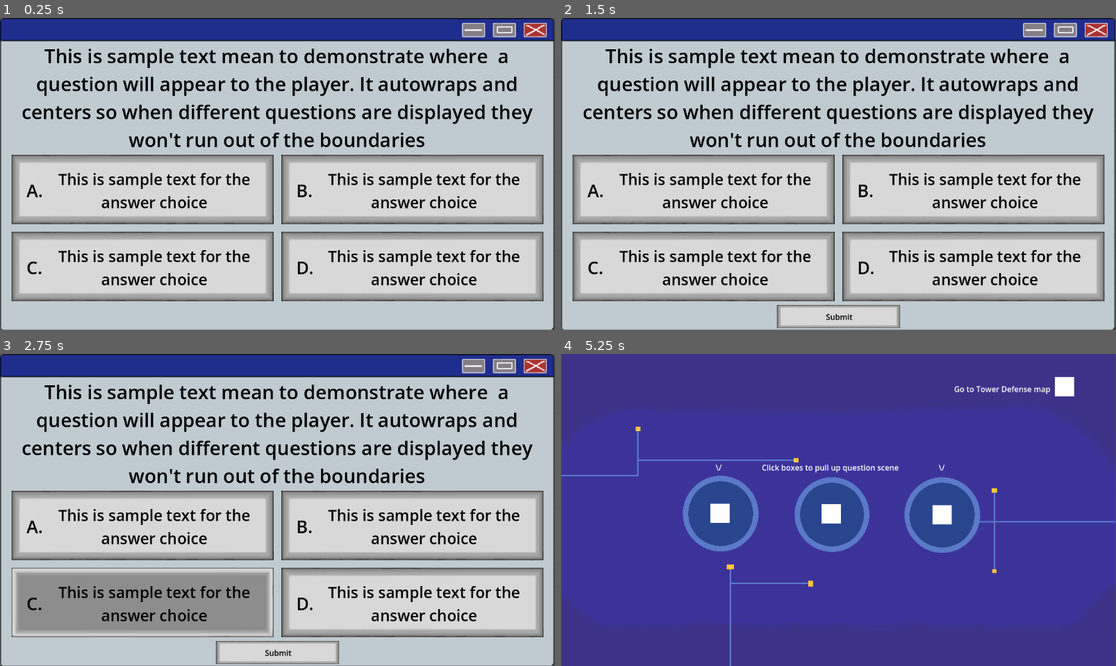
Above: before the commit, frames 1-4 (two rows, left to right).
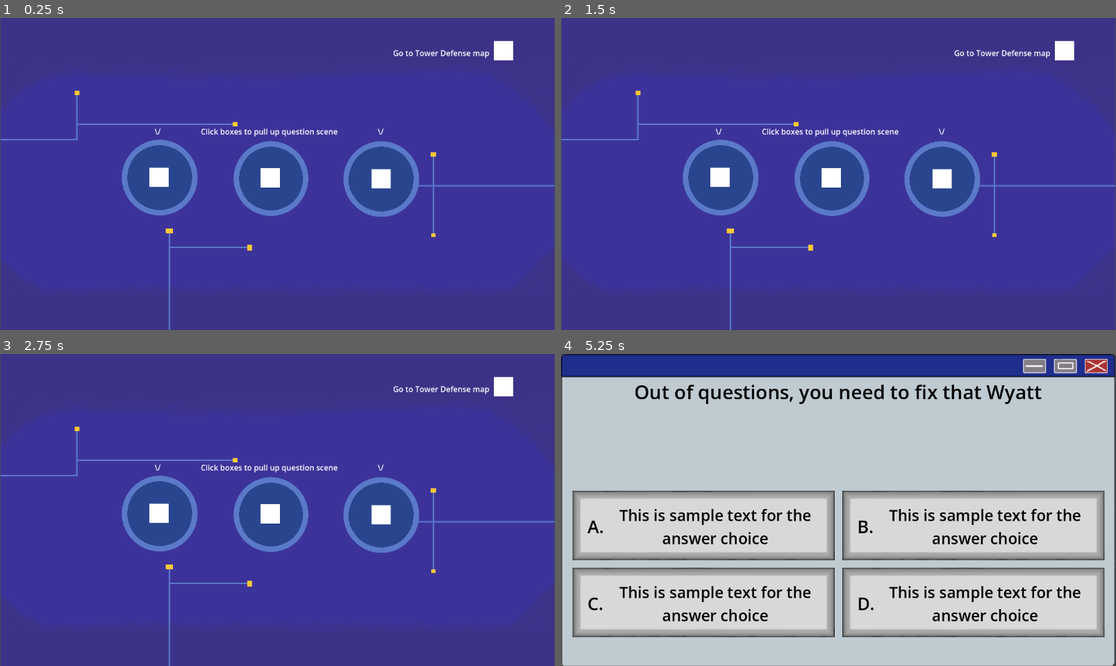
Above: after the commit, the same moments.

Repository: CalebJoines/Computer-Castle
Game: Godot game, scene res://Scenes/resource_picker.tscn
The game is run twice, just before and just after one commit, with the same random seed, the same clock (stepped at 60 frames per second) and the same inputs. Before the commit the project starts from res://Scenes/question.tscn.
Inputs (mouse positions are in pixels of both pictures, inside the frame that each line leads up to):
- Up to frame 1 (0.25 s): no input
- Up to frame 2 (1.5 s): tap Enter at 0.5 s; drag from (705, 189) to (971, 189) at 0.52 s; tap Space at 1.25 s; drag from (971, 189) to (705, 189) at 1.27 s
- Up to frame 3 (2.75 s): tap Enter at 2 s; move the mouse to (144, 603) at 2.02 s; click (144, 603) at 2.17 s
- Up to frame 4 (5.25 s): drag from (971, 603) to (705, 603) at 2.77 s; tap Space at 3.5, 5 s; drag from (838, 653) to (705, 603) at 3.52 s; tap Enter at 4.25 s; drag from (721, 513) to (755, 432) at 4.27 s; move the mouse to (1093, 366) at 5.02 s; click (1093, 366) at 5.17 s

The runs differ from the first frame. In frame 1, 100% of the frame differs, in the area x 0-100%, y 0-100%; in frame 2, 100%; in frame 3, 100%; in frame 4, 100%.

Commit message:
Added Question manager, still needs to wire into other parts of the game

Diff:
--- a/computer-castle-/Scenes/question.tscn
+++ b/computer-castle-/Scenes/question.tscn
@@ -4,8 +4,31 @@
 [ext_resource type="Script" uid="uid://bg7eyk030yb5j" path="res://Scripts/answer_controller.gd" id="2_nojmr"]
 [ext_resource type="Texture2D" uid="uid://cqcqvky8d8upi" path="res://Sprites/menuSprites/buttons.png" id="2_t7qk5"]
 [ext_resource type="Texture2D" uid="uid://5schfk5a0kpc" path="res://Sprites/menuSprites/submits.png" id="3_ntbrc"]
-[ext_resource type="Texture2D" uid="uid://c1kf4txs8tbet" path="res://Sprites/menuSprites/x.png" id="5_t7qk5"]
-[ext_resource type="Script" uid="uid://cpxeoixei7w40" path="res://Scripts/x_button_area_2d.gd" id="6_ntbrc"]
+
+[sub_resource type="AtlasTexture" id="AtlasTexture_g00bq"]
+atlas = ExtResource("3_ntbrc")
+region = Rect2(0, 0, 256, 48)
+
+[sub_resource type="AtlasTexture" id="AtlasTexture_mstrt"]
+atlas = ExtResource("3_ntbrc")
+region = Rect2(0, 48, 256, 48)
+
+[sub_resource type="SpriteFrames" id="SpriteFrames_8qmu4"]
+animations = [{
+"frames": [{
+"duration": 1.0,
+"texture": SubResource("AtlasTexture_g00bq")
+}, {
+"duration": 1.0,
+"texture": SubResource("AtlasTexture_mstrt")
+}],
+"loop": false,
+"name": &"Clicked",
+"speed": 1.0
+}]
+
+[sub_resource type="RectangleShape2D" id="RectangleShape2D_fru62"]
+size = Vector2(256, 48)
 
 [sub_resource type="AtlasTexture" id="AtlasTexture_e0yn7"]
 atlas = ExtResource("2_t7qk5")
@@ -56,34 +79,6 @@
 [sub_resource type="RectangleShape2D" id="RectangleShape2D_qqmg1"]
 size = Vector2(543.75, 142.5)
 
-[sub_resource type="AtlasTexture" id="AtlasTexture_g00bq"]
-atlas = ExtResource("3_ntbrc")
-region = Rect2(0, 0, 256, 48)
-
-[sub_resource type="AtlasTexture" id="AtlasTexture_mstrt"]
-atlas = ExtResource("3_ntbrc")
-region = Rect2(0, 48, 256, 48)
-
-[sub_resource type="SpriteFrames" id="SpriteFrames_8qmu4"]
-animations = [{
-"frames": [{
-"duration": 1.0,
-"texture": SubResource("AtlasTexture_g00bq")
-}, {
-"duration": 1.0,
-"texture": SubResource("AtlasTexture_mstrt")
-}],
-"loop": false,
-"name": &"Clicked",
-"speed": 1.0
-}]
-
-[sub_resource type="RectangleShape2D" id="RectangleShape2D_fru62"]
-size = Vector2(256, 48)
-
-[sub_resource type="RectangleShape2D" id="RectangleShape2D_ntbrc"]
-size = Vector2(48, 30)
-
 [node name="Question" type="Node2D" unique_id=1482724301]
 
 [node name="Camera2D" type="Camera2D" parent="." unique_id=451233767]
@@ -93,7 +88,8 @@
 position = Vector2(-1, 1)
 texture = ExtResource("1_fru62")
 
-[node name="Question Text" type="Label" parent="PopupBackground" unique_id=1281579116]
+[node name="QuestionText" type="Label" parent="PopupBackground" unique_id=1281579116]
+unique_name_in_owner = true
 offset_left = -558.0
 offset_top = -274.0
 offset_right = 558.0
@@ -103,6 +99,39 @@
 text = "This is sample text mean to demonstrate where  a question will appear to the player. It autowraps and centers so when different questions are displayed they won't run out of the boundaries"
 horizontal_alignment = 1
 autowrap_mode = 3
+
+[node name="ExplanationLabel" type="Label" parent="PopupBackground" unique_id=593306561]
+unique_name_in_owner = true
+visible = false
+offset_left = -555.0
+offset_top = -231.0
+offset_right = 561.0
+offset_bottom = 220.0
+theme_override_colors/font_color = Color(0, 0, 0, 1)
+theme_override_font_sizes/font_size = 40
+text = "This is the placeholder text for the question explanation."
+horizontal_alignment = 1
+autowrap_mode = 3
+
+[node name="ContinueButton" type="AnimatedSprite2D" parent="PopupBackground" unique_id=530812278]
+unique_name_in_owner = true
+visible = false
+position = Vector2(1, 295)
+sprite_frames = SubResource("SpriteFrames_8qmu4")
+animation = &"Clicked"
+
+[node name="Continue" type="Label" parent="PopupBackground/ContinueButton" unique_id=493121336]
+offset_left = -26.0
+offset_top = -11.0
+offset_right = 29.0
+offset_bottom = 12.0
+theme_override_colors/font_color = Color(0, 0, 0, 1)
+text = "Continue"
+
+[node name="Area2D_Continue" type="Area2D" parent="PopupBackground/ContinueButton" unique_id=713460390]
+
+[node name="CollisionShape2DContinue" type="CollisionShape2D" parent="PopupBackground/ContinueButton/Area2D_Continue" unique_id=2095421615]
+shape = SubResource("RectangleShape2D_fru62")
 
 [node name="Answer Buttons" type="Node" parent="." unique_id=559163922]
 
@@ -130,6 +159,7 @@
 text = "A."
 
 [node name="ChoiceA" type="Label" parent="Answer Buttons/AnswerButton A" unique_id=1372472845]
+unique_name_in_owner = true
 offset_left = -193.0
 offset_top = -44.0
 offset_right = 242.0
@@ -162,6 +192,7 @@
 text = "B."
 
 [node name="ChoiceB" type="Label" parent="Answer Buttons/AnswerButton B" unique_id=1513801716]
+unique_name_in_owner = true
 offset_left = -193.0
 offset_top = -44.0
 offset_right = 242.0
@@ -194,6 +225,7 @@
 text = "C."
 
 [node name="ChoiceC" type="Label" parent="Answer Buttons/AnswerButton C" unique_id=739448857]
+unique_name_in_owner = true
 offset_left = -193.0
 offset_top = -44.0
 offset_right = 242.0
@@ -226,6 +258,7 @@
 text = "D."
 
 [node name="ChoiceD" type="Label" parent="Answer Buttons/AnswerButton D" unique_id=1613546802]
+unique_name_in_owner = true
 offset_left = -193.0
 offset_top = -44.0
 offset_right = 242.0
@@ -260,21 +293,8 @@
 [node name="CollisionShape2D" type="CollisionShape2D" parent="Answer Buttons/SubmitButton/Area2d_Submit" unique_id=376302596]
 shape = SubResource("RectangleShape2D_fru62")
 
-[node name="XButton" type="Sprite2D" parent="." unique_id=1234055157]
-texture_filter = 1
-position = Vector2(535, -299)
-texture = ExtResource("5_t7qk5")
-
-[node name="XButtonArea2d" type="Area2D" parent="XButton" unique_id=1127760142]
-script = ExtResource("6_ntbrc")
-
-[node name="CollisionShapeX" type="CollisionShape2D" parent="XButton/XButtonArea2d" unique_id=322561034]
-shape = SubResource("RectangleShape2D_ntbrc")
-
 [connection signal="input_event" from="Answer Buttons/AnswerButton A/Area2D_A" to="Answer Buttons/AnswerController" method="_on_area_2d_a_input_event"]
 [connection signal="input_event" from="Answer Buttons/AnswerButton B/Area2D_B" to="Answer Buttons/AnswerController" method="_on_area_2d_b_input_event"]
 [connection signal="input_event" from="Answer Buttons/AnswerButton C/Area2D_C" to="Answer Buttons/AnswerController" method="_on_area_2d_c_input_event"]
 [connection signal="input_event" from="Answer Buttons/AnswerButton D/Area2D_D" to="Answer Buttons/AnswerController" method="_on_area_2d_d_input_event"]
 [connection signal="input_event" from="Answer Buttons/SubmitButton/Area2d_Submit" to="Answer Buttons/AnswerController" method="_on_area_2d_submit_input_event"]
-[connection signal="input_event" from="XButton/XButtonArea2d" to="Answer Buttons/AnswerController" method="_on_x_button_area_2d_input_event"]
-[connection signal="input_event" from="XButton/XButtonArea2d" to="XButton/XButtonArea2d" method="_on_input_event"]
--- a/computer-castle-/Scripts/answer_controller.gd
+++ b/computer-castle-/Scripts/answer_controller.gd
@@ -1,19 +1,88 @@
 extends Control
-
+#buttons
 @onready var answerA: AnimatedSprite2D = %"AnswerButton A"
 @onready var answerB: AnimatedSprite2D = %"AnswerButton B"
 @onready var answerC: AnimatedSprite2D = %"AnswerButton C"
 @onready var answerD: AnimatedSprite2D = %"AnswerButton D"
 @onready var subbutton: AnimatedSprite2D = %"SubmitButton"
-@onready var scenepath: String = "res://Scenes/resource_picker.tscn"
+@onready var continue_button: AnimatedSprite2D =%ContinueButton
+#
+@onready var question_label: Label = %QuestionText
+@onready var explanation_label: Label = %ExplanationLabel
+@onready var answer_a_text: Label = %ChoiceA
+@onready var answer_b_text: Label = %ChoiceB
+@onready var answer_c_text: Label = %ChoiceC
+@onready var answer_d_text: Label = %ChoiceD
+
+#button checks
 @onready var achecked : bool = false
 @onready var bchecked : bool = false
 @onready var cchecked : bool = false
 @onready var dchecked : bool = false
 
+@onready var scenepath: String = "res://Scenes/resource_picker.tscn"
+var current_question = {}
+var selected_answer = ""
+
 func _ready():
 	subbutton.visible = false
+	explanation_label.visible = false
+	continue_button.visible = false
+	load_question()
 
+func load_question():
+	current_question = QuestionManager.get_question()
+	if current_question.is_empty():
+		question_label.text = "Out of questions, you need to fix that Wyatt"
+		return
+	question_label.text = current_question["question"]
+	answer_a_text.text = current_question["answers"]["A"]
+	answer_b_text.text = current_question["answers"]["B"]
+	answer_c_text.text = current_question["answers"]["C"]
+	answer_d_text.text = current_question["answers"]["D"]
+
+func get_selected_answer():
+	if achecked:
+		return "A"
+	if bchecked:
+		return "B"
+	if cchecked:
+		return "C"
+	if dchecked:
+		return "D"
+	return ""
+
+func reset_selection():
+	achecked = false
+	bchecked = false
+	cchecked = false
+	dchecked = false
+	answerA.play("Unclicked")
+	answerB.play("Unclicked")
+	answerC.play("Unclicked")
+	answerD.play("Unclicked")
+	subbutton.visible = false
+
+func show_explanation():
+	explanation_label.text = current_question["explanation"]
+	explanation_label.visible = true
+	continue_button.visible = true
+	answerA.visible = false
+	answerB.visible = false
+	answerC.visible = false
+	answerD.visible = false
+	subbutton.visible = false
+
+func check_answer():
+	selected_answer = get_selected_answer()
+	if selected_answer == "":
+		return
+	if selected_answer == current_question["correct"]:
+		print("Correct!")
+		QuestionManager.remove_question(current_question)
+	else:
+		print("Incorrect!")
+		show_explanation()
 
 func _on_area_2d_a_input_event(viewport: Node, event: InputEvent, shape_idx: int) -> void:
 	if event is InputEventMouseButton and event.button_index == MOUSE_BUTTON_LEFT:
@@ -108,9 +177,4 @@
 				print("Answered C")
 			if dchecked == true:
 				print("Answered D")
-			print("Submitting. Switching scenes...")
-			achecked = false
-			bchecked = false
-			cchecked = false
-			dchecked = false
-			get_tree().change_scene_to_file(scenepath)
+			check_answer()
--- /dev/null
+++ b/computer-castle-/Scripts/question_manager.gd
@@ -0,0 +1,58 @@
+extends Node2D
+
+var question_banks = {}
+var current_bank = ""
+var current_questions = []
+
+func _ready():
+	load_all_banks()
+	print(question_banks.keys()) #for debugging
+
+func load_all_banks():
+	var dir = DirAccess.open("res://Questions")
+	if dir == null:
+		print("Questions folder not found!")
+		return
+	dir.list_dir_begin()
+	var file_name = dir.get_next()
+	while file_name != "":
+		if file_name.ends_with(".json"):
+			var path = "res://Questions/" + file_name
+			var file = FileAccess.open(path, FileAccess.READ)
+			if file:
+				var text = file.get_as_text()
+				var json = JSON.new()
+				var error = json.parse(text)
+				if error != OK:
+					print("JSON ERROR in:", file_name)
+					print("Line:", json.get_error_line())
+					print("Message:", json.get_error_message())
+				else:
+					var data = json.data
+					var bank_name = file_name.replace(".json","")
+					if data.has("questions"):
+						question_banks[bank_name] = data["questions"]
+						print("Loaded bank:", bank_name)
+					else:
+						print("Missing 'questions' array in:", file_name)
+				file.close()
+		file_name = dir.get_next()
+	dir.list_dir_end()
+
+
+func set_bank(bank_name):
+	if bank_name in question_banks:
+		current_bank = bank_name
+		current_questions = question_banks[bank_name].duplicate(true)
+		print("Bank selected:", bank_name)
+
+
+func get_question():
+	if current_questions.size() == 0:
+		return {}
+	var index = randi() % current_questions.size()
+	return current_questions[index]
+
+
+func remove_question(question):
+	current_questions.erase(question)
--- a/computer-castle-/project.godot
+++ b/computer-castle-/project.godot
@@ -11,9 +11,13 @@
 [application]
 
 config/name="Computer Castle"
-run/main_scene="uid://ggan4sqa8e3n"
+run/main_scene="uid://ch3fckar38htm"
 config/features=PackedStringArray("4.6", "Forward Plus")
 config/icon="res://icon.svg"
+
+[autoload]
+
+QuestionManager="*uid://bj1hdmqnidl4e"
 
 [physics]
 
Not shown, added: computer-castle-/Scripts/question_manager.gd.uid
